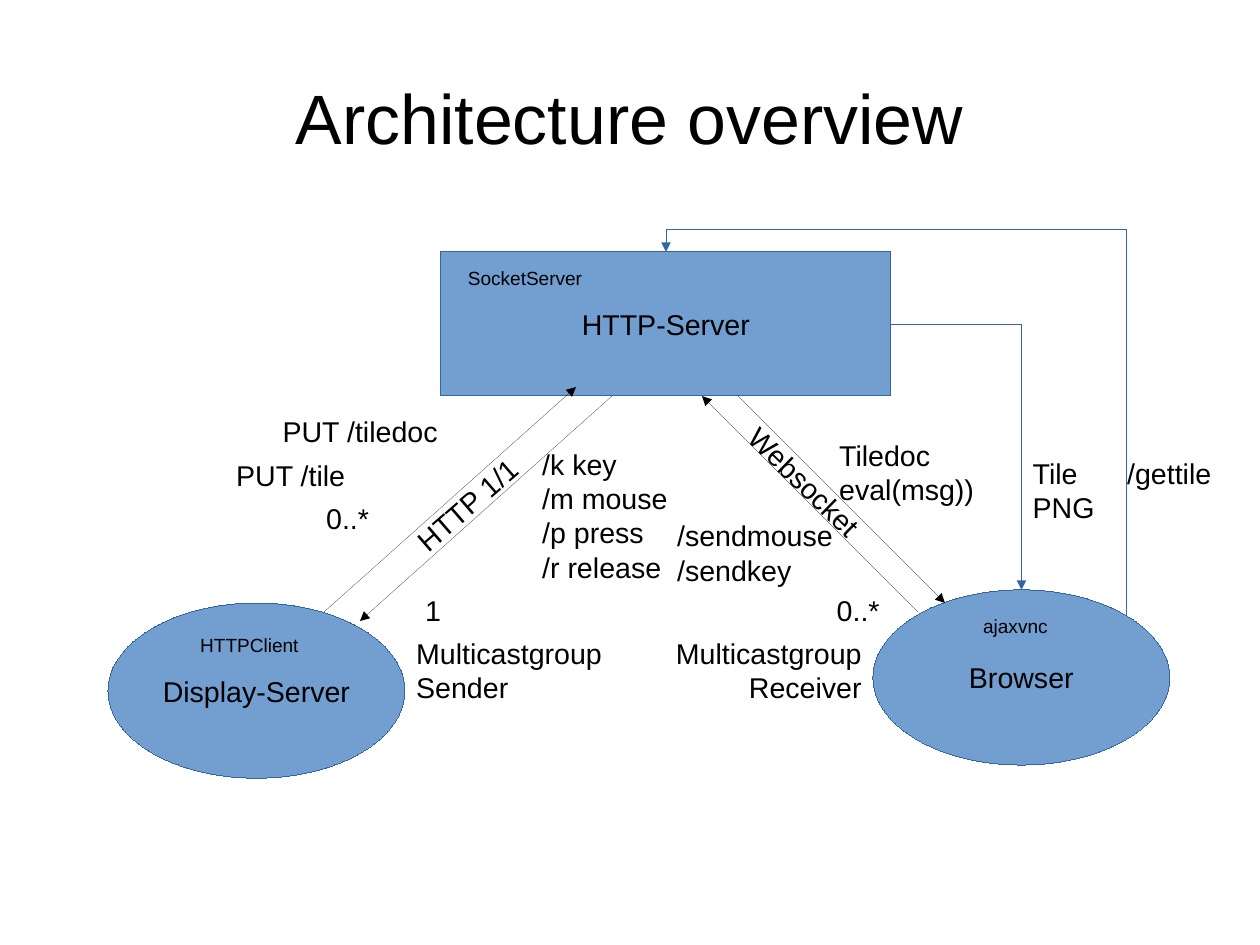
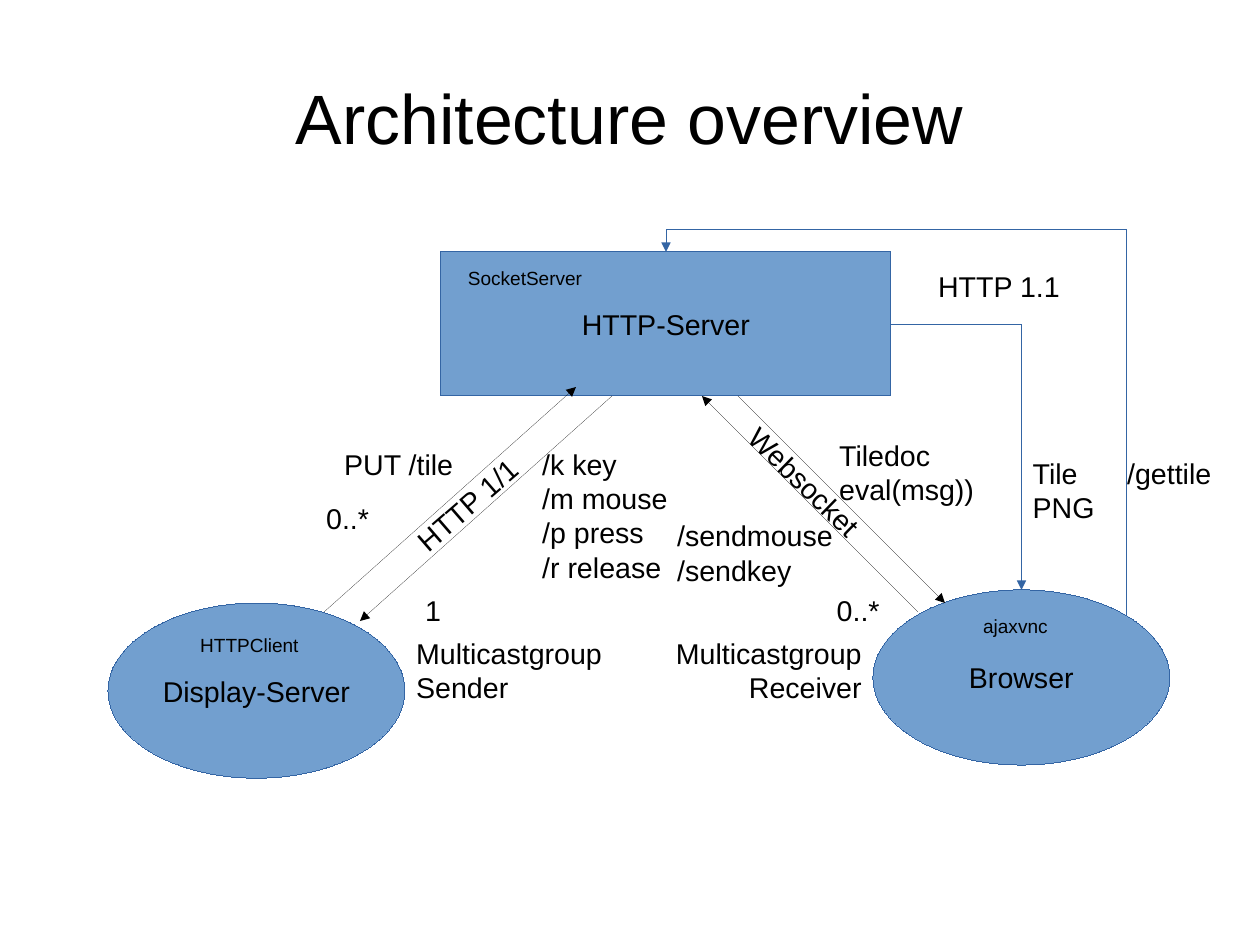
Before and after one commit to jbk123456/remotedesktop, a slide deck: slide 1 of RemoteDesktopOverview.odp. Drawn at 1260x945 pixels with LibreOffice and Linux fonts; fonts in the diff are those of the drawing. Boxes give left, top, right and bottom in pixels: in the first picture for what was removed or moved away, otherwise in the second. Text is boxed around its words. In the diff, an @@ line names an element or a change of style, - is before the commit and + after.

```diff
--- a/RemoteDesktopOverview.odp
+++ b/RemoteDesktopOverview.odp
@@ text added at bbox=[938, 277, 1060, 297], 18 pt, text #000000 @@
+HTTP 1.1
@@ text removed at bbox=[283, 421, 437, 443] @@
-PUT /tiledoc
@@ text "PUT /tile": place and size @@
-text "PUT /tile" at bbox=[236, 465, 345, 487]
+text "PUT /tile" at bbox=[344, 454, 453, 476]
```
Also in this commit, not shown: 1 other file.
